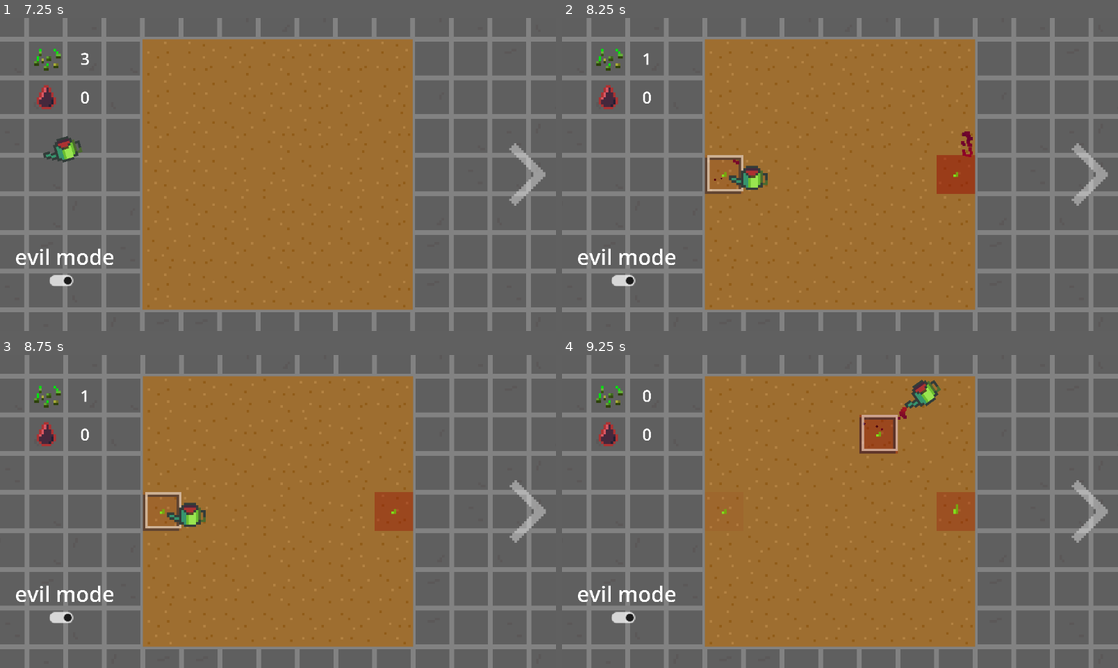
Above: before the commit, frames 1-4 (two rows, left to right).
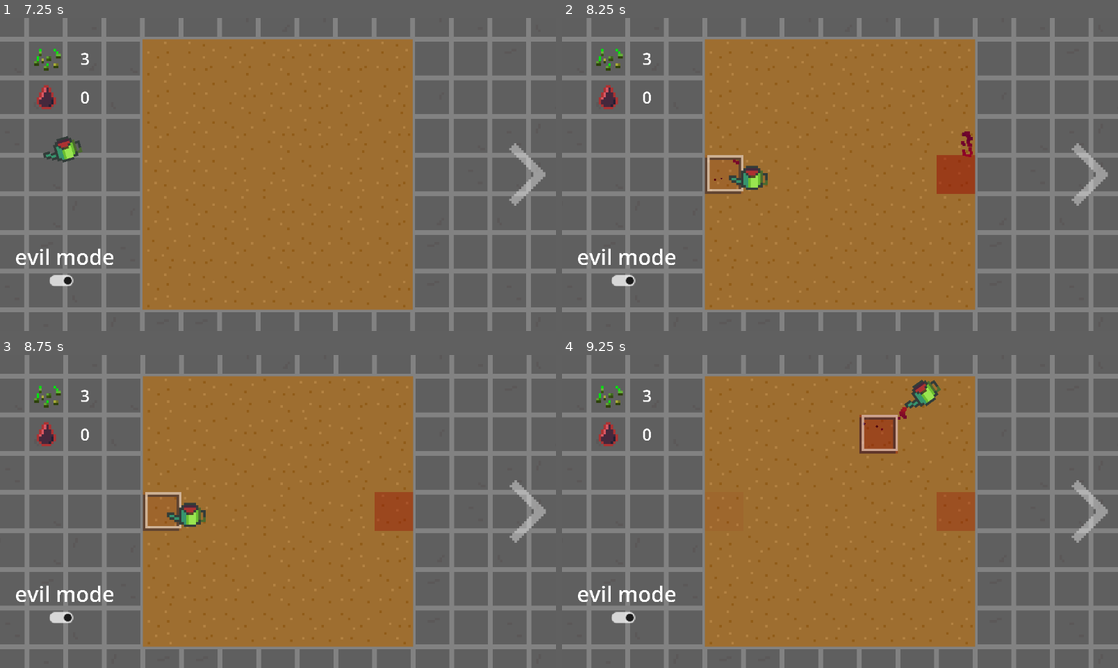
Above: after the commit, the same moments.

Repository: aeriab/giftjam_lebron
Game: Godot game, scene res://main/main.tscn
The game is run twice, just before and just after one commit, with the same random seed, the same clock (stepped at 60 frames per second) and the same inputs.
Inputs (mouse positions are in pixels of both pictures, inside the frame that each line leads up to):
- Up to frame 1 (7.25 s): click (61, 280) at 0.5 s; click (528, 174) at 1.25 s; click (66, 174) at 2 s; click (61, 280) at 2.75 s; click (528, 174) at 3.5 s; click (66, 174) at 4.25 s; click (61, 280) at 5 s; click (528, 174) at 5.75 s; click (66, 174) at 6.5 s
- Up to frame 2 (8.25 s): move the mouse to (962, 158) at 7.27 s; press the mouse at (962, 158) at 7.28 s; move the mouse to (728, 190) at 8.02 s; release the mouse at (728, 190) at 8.03 s; click (728, 190) at 8.1 s
- Up to frame 3 (8.75 s): no input
- Up to frame 4 (9.25 s): tap Enter at 8.75 s; move the mouse to (895, 442) at 8.77 s; press the mouse at (895, 442) at 8.78 s

Frame 1 is identical in both runs. In frame 2, less than 0.1% of the frame differs, in the area x 14-72%, y 11-51%; in frame 3, less than 0.1%; in frame 4, less than 0.1%.

Commit message:
Planting only happens when not in evil mode

Diff:
--- a/flower/daybloom_sprite.gd
+++ b/flower/daybloom_sprite.gd
@@ -68,15 +68,16 @@
 func _on_interactive_color_rect_gui_input(event):
 	if event is InputEventMouseButton and event.pressed and event.button_index == MOUSE_BUTTON_LEFT:
 
-		if !planted_tile:
-			if Global.seed > 0:
-				plant_seed()
-			else:
-				target_color = NO_SEEDS_COLOR
+		if !Global.evil_mode:
+			if !planted_tile:
+				if Global.seed > 0:
+					plant_seed()
+				else:
+					target_color = NO_SEEDS_COLOR
 
 
-		if ready_to_harvest:
-			harvest_plant()
+			if ready_to_harvest:
+				harvest_plant()
 
 
 func plant_seed():
@@ -101,18 +102,19 @@
 		next_stage_times.append(randf_range(MIN_GROW_TIME, MAX_GROW_TIME))
 
 func _on_interactive_color_rect_mouse_entered():
-	if !planted_tile && Global.seed > 0:
+	if !Global.evil_mode:
+		if !planted_tile && Global.seed > 0:
 
-		target_opacity = MAX_OPACITY
+			target_opacity = MAX_OPACITY
 
-		if Input.is_action_pressed("left_click"):
-			plant_seed()
+			if Input.is_action_pressed("left_click"):
+				plant_seed()
 
-	if planted_tile && ready_to_harvest:
-		if Input.is_action_pressed("left_click"):
-			harvest_plant()
+		if planted_tile && ready_to_harvest:
+			if Input.is_action_pressed("left_click"):
+				harvest_plant()
 
-	being_hovered = true
+		being_hovered = true
 
 
 func _on_interactive_color_rect_mouse_exited():
--- a/main/bind_cursor.gd
+++ b/main/bind_cursor.gd
@@ -25,7 +25,7 @@
 		"water":
 			#position +=
 			sprite.texture = watercan
-			print("HIDE")
+			#print("HIDE")
 			#Input.set_mouse_mode(Input.MOUSE_MODE_HIDDEN)
 		"murder":
 			sprite.texture = dagger
@@ -41,7 +41,7 @@
 				"dflt":
 					pass
 				"water":
-					print("WATERING")
+					#print("WATERING")
 					anim.play("water")
 				"murder":
 					slashSFX.play()
